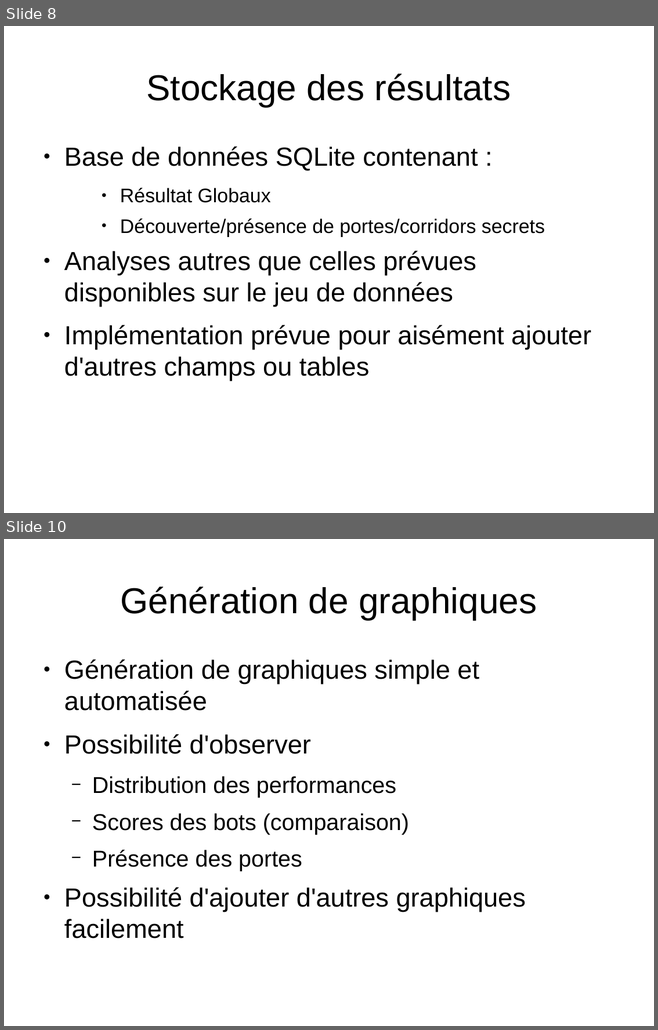
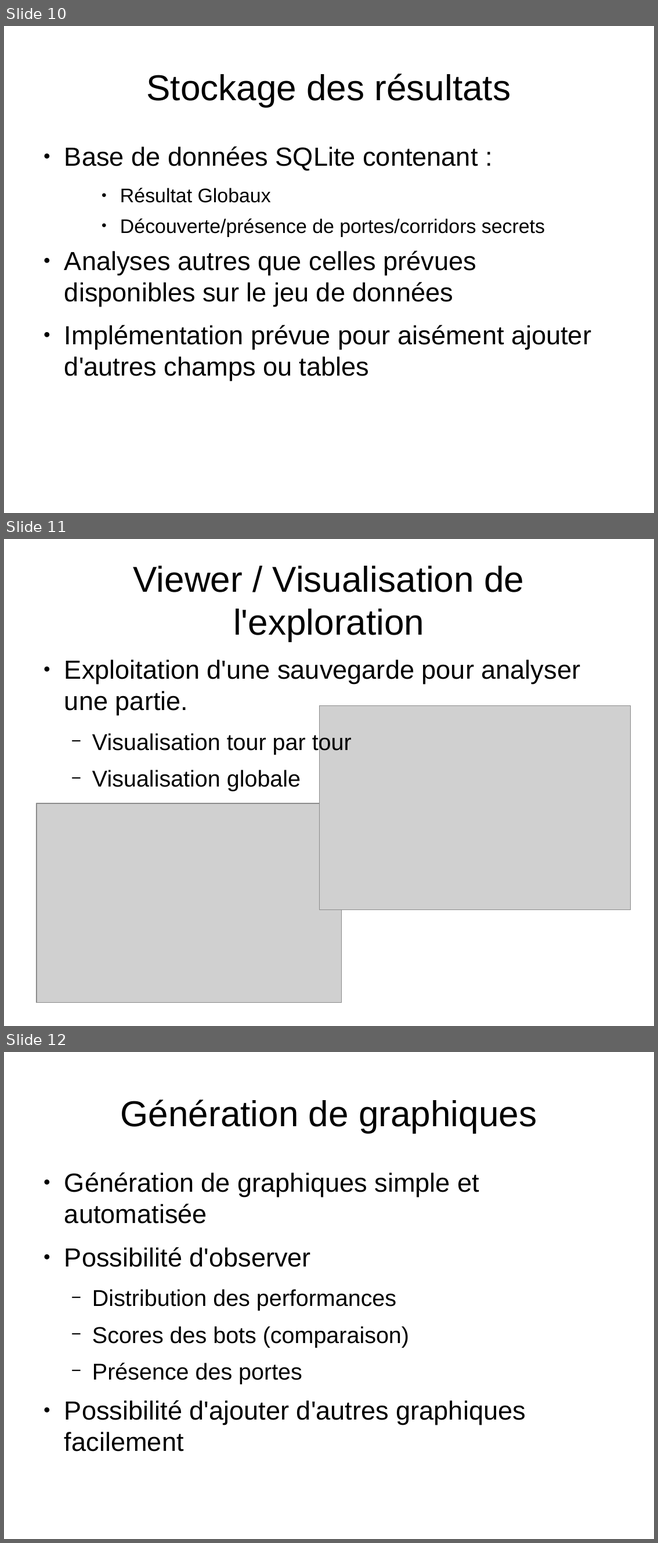
Before and after one commit to medrimonia/PFA-Nethack, a slide deck: papers/soutenance/soutenance.odp. Shown one above the other, each under a label of ours: slides 8 and 10 before the commit, slides 10, 11 and 12 after it; the slides between them are not shown. The pictures are 658x1030 and 658x1543 pixels, drawn with LibreOffice and Linux fonts; fonts in the diff are those of the drawing; grey boxes stand for pictures. Boxes give left, top, right and bottom in pixels: in the first picture for what was removed or moved away, otherwise in the second. Text is boxed around its words. In the diff, an @@ line names an element or a change of style, - is before the commit and + after.

```diff
--- a/papers/soutenance/soutenance.odp
+++ b/papers/soutenance/soutenance.odp
@@ slide 11 added at box(4, 539, 654, 1026), background #FFFFFF @@
@@ title added at box(133, 566, 524, 642), 44 pt, text #000000 @@
+Viewer / Visualisation de l'exploration
@@ text added at box(64, 660, 581, 791), 32 pt, text #000000 @@
+● Exploitation d'une sauvegarde pour analyser une partie.
+  − Visualisation tour par tour
+  − Visualisation globale
@@ picture added at box(320, 706, 630, 910) @@
@@ picture added at box(36, 803, 341, 1004) @@
@@ what was slide 8 is now slide 10 @@
@@ what was slide 10 is now slide 12 @@
```
Also in this commit, not shown: 2 slides changed, 4 other slides added, 3 slides removed.
